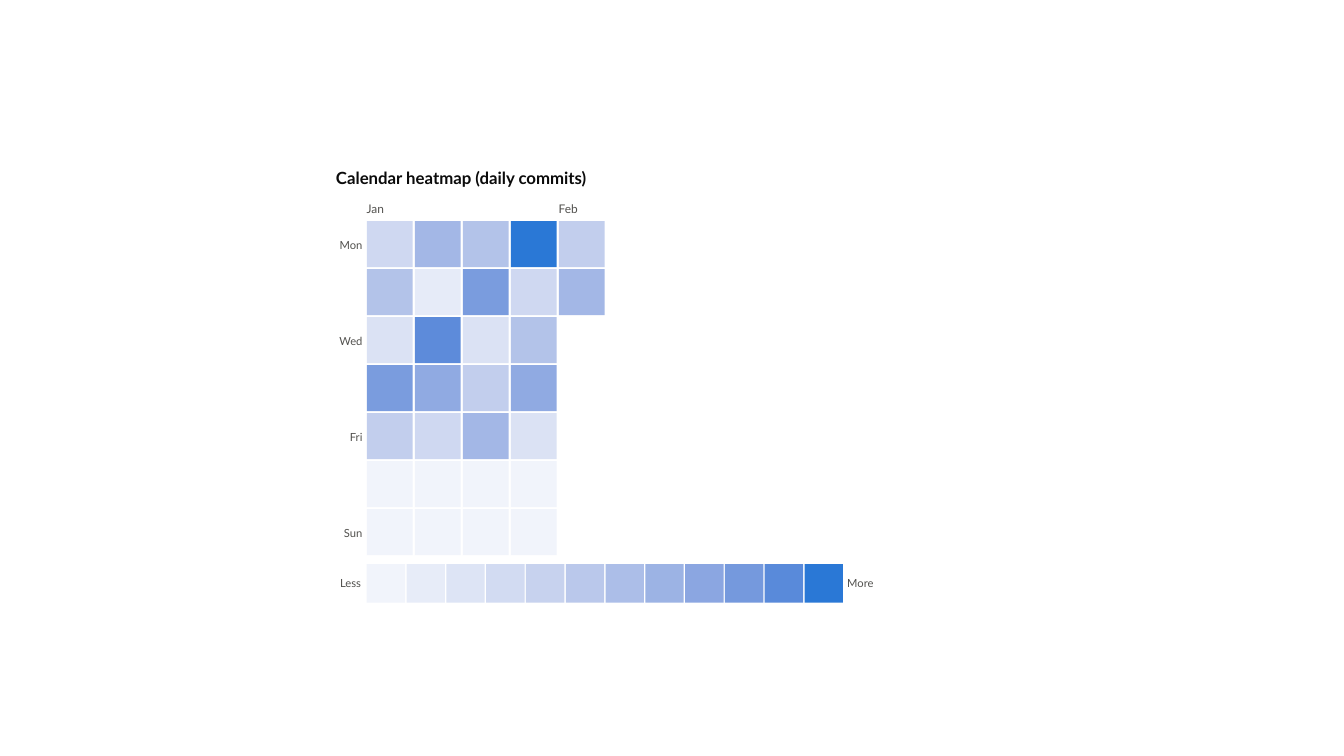
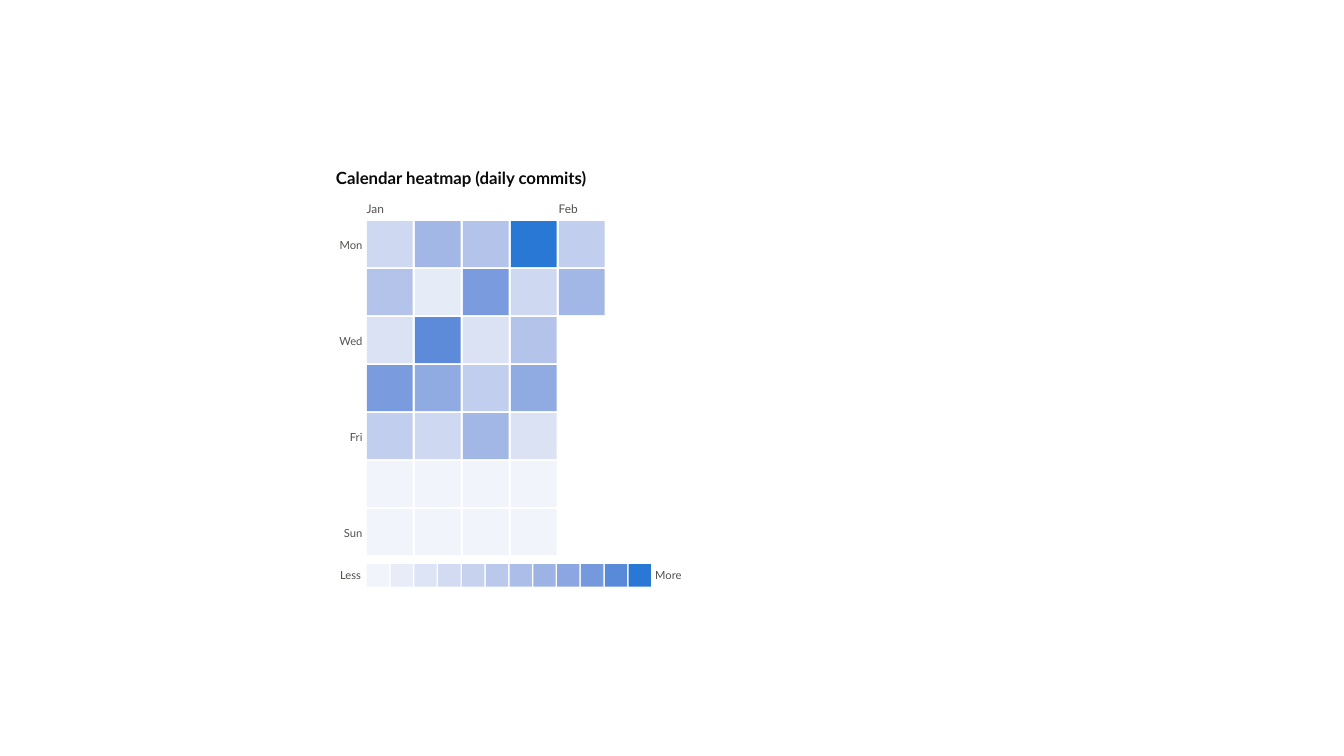
Before and after one commit to dannbleeker/PowerChart, a slide deck: slide 85 of examples/showcase.pptx. Drawn at 1344x756 pixels with LibreOffice and Linux fonts; fonts in the diff are those of the drawing. Boxes give left, top, right and bottom in pixels: in the first picture for what was removed or moved away, otherwise in the second. Text is boxed around its words. In the diff, an @@ line names an element or a change of style, - is before the commit and + after.

Commit message:
chore(showcase): regenerate for the spatial-layout fixes

```diff
--- a/examples/showcase.pptx
+++ b/examples/showcase.pptx
@@ text "Less": place and size @@
-text "Less" at [340,579,361,587]
+text "Less" at [340,571,361,579]
@@ rectangle: place and size @@
-rectangle at [367,565,405,603]
+rectangle at [367,565,389,587]
@@ rectangle: place and size @@
-rectangle at [406,565,445,603]
+rectangle at [390,565,412,587]
@@ rectangle: place and size @@
-rectangle at [447,565,485,603]
+rectangle at [414,565,437,587]
@@ rectangle: place and size @@
-rectangle at [486,565,524,603]
+rectangle at [439,565,461,587]
@@ rectangle: place and size @@
-rectangle at [526,565,565,603]
+rectangle at [462,565,484,587]
@@ rectangle: place and size @@
-rectangle at [566,565,604,603]
+rectangle at [486,565,508,587]
@@ rectangle: place and size @@
-rectangle at [606,565,644,603]
+rectangle at [510,565,532,587]
@@ rectangle: place and size @@
-rectangle at [645,565,684,603]
+rectangle at [533,565,556,587]
@@ rectangle: place and size @@
-rectangle at [686,565,724,603]
+rectangle at [558,565,580,587]
@@ rectangle: place and size @@
-rectangle at [725,565,763,603]
+rectangle at [581,565,603,587]
@@ rectangle: place and size @@
-rectangle at [765,565,804,603]
+rectangle at [605,565,627,587]
@@ rectangle: place and size @@
-rectangle at [805,565,843,603]
+rectangle at [629,565,651,587]
@@ text "More": place and size @@
-text "More" at [847,579,873,587]
+text "More" at [655,571,681,579]
```
Also in this commit, not shown: 1 other slide changed.
